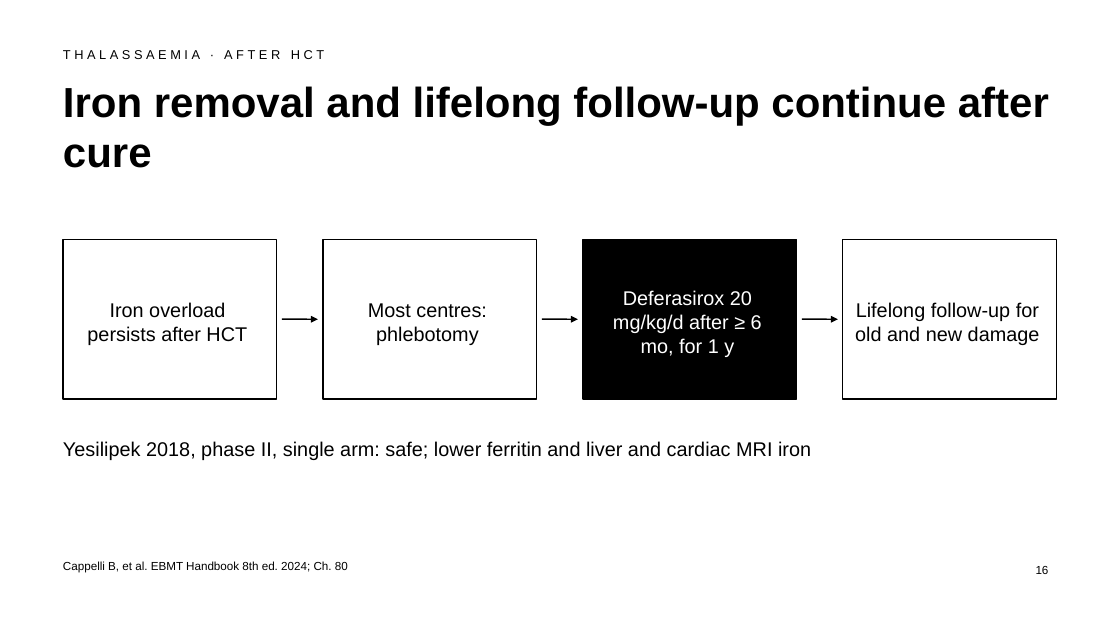
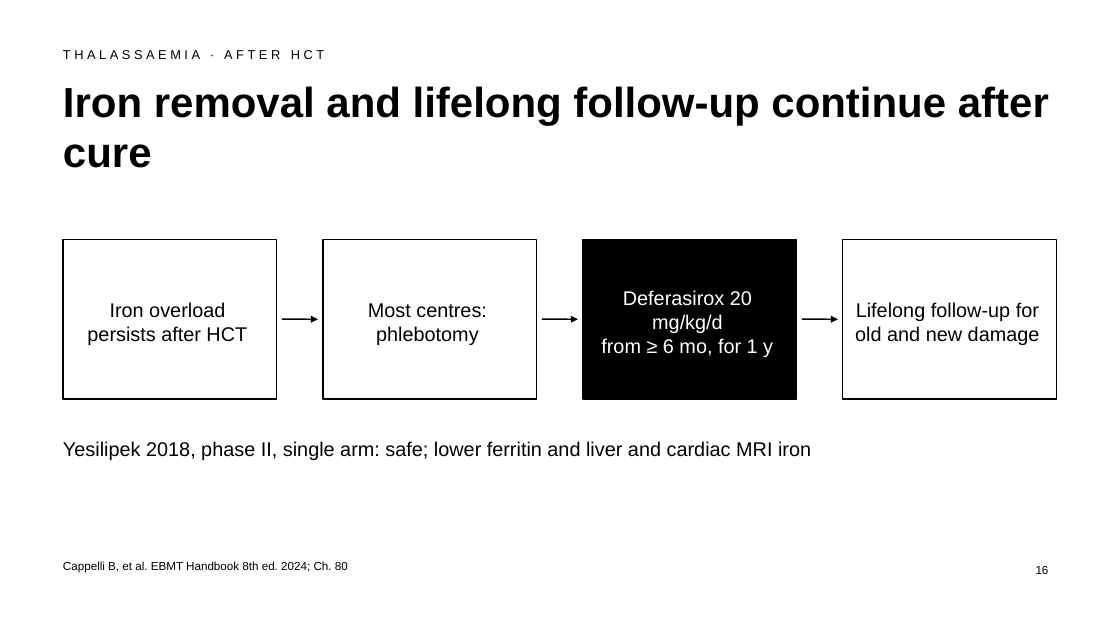
Before and after one commit to htlin222/ebmt-handbook-skill, a slide deck: slide 16 of slides/decks/s26-hemoglobinopathies.pptx. Drawn at 1120x630 pixels with LibreOffice and Linux fonts; fonts in the diff are those of the drawing. Boxes give left, top, right and bottom in pixels: in the first picture for what was removed or moved away, otherwise in the second. Text is boxed around its words. In the diff, an @@ line names an element or a change of style, - is before the commit and + after.

```diff
--- a/slides/decks/s26-hemoglobinopathies.pptx
+++ b/slides/decks/s26-hemoglobinopathies.pptx
@@ text in rectangle at [601,290,773,357]: text changed @@
-Deferasirox 20 mg/kg/d after ≥ 6 mo, for 1 y
+Deferasirox 20 mg/kg/d
+from ≥ 6 mo, for 1 y
```
Also in this commit, not shown: 2 other slides changed, 2 other files.
